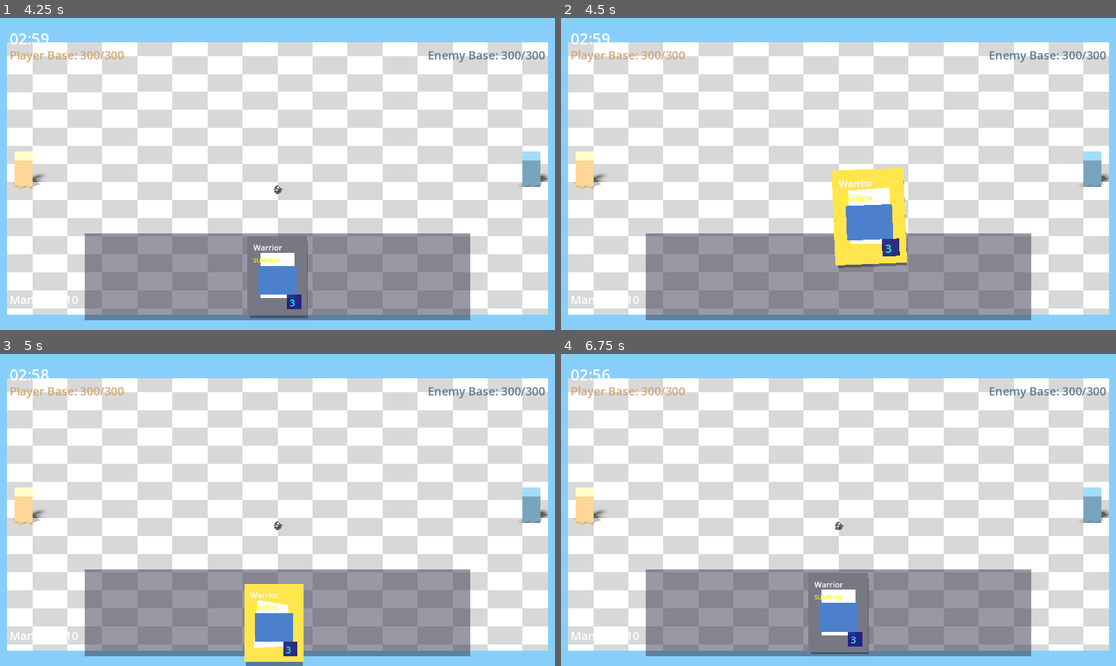
Above: before the commit, frames 1-4 (two rows, left to right).
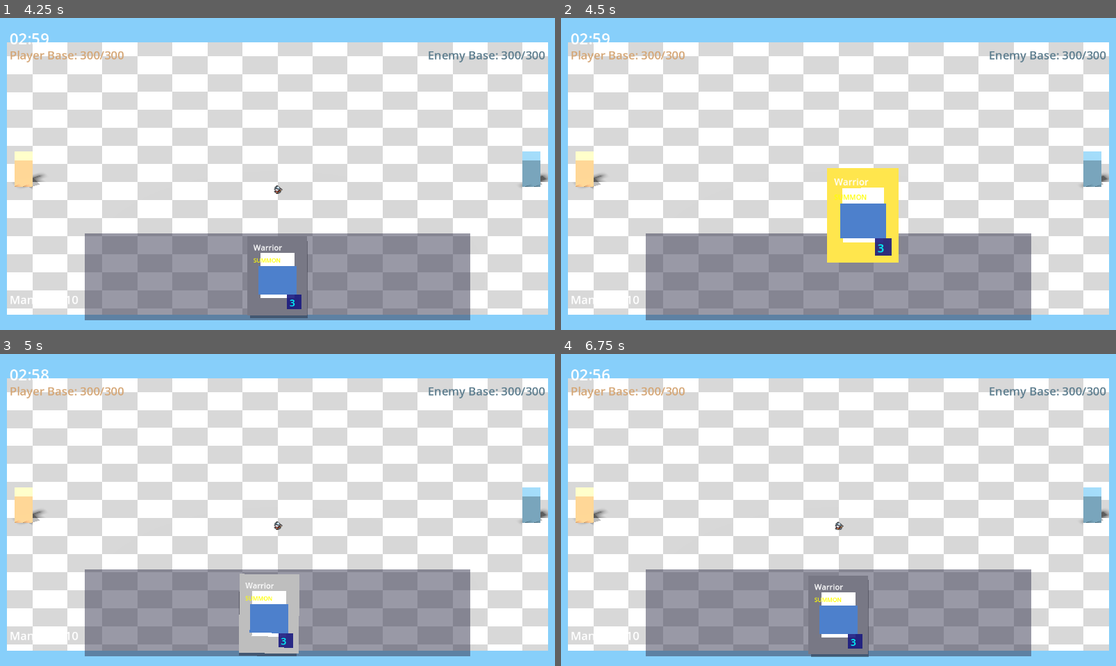
Above: after the commit, the same moments.

Repository: amari-charles/project-summoner
Game: Godot game, scene res://scenes/ui/main_menu.tscn
Two runs of this game, one before a commit and one after it. Both use one fixed random seed, a clock stepped at 60 frames per second and the inputs below.
Inputs (mouse positions are in pixels of both pictures, inside the frame that each line leads up to):
- Up to frame 1 (4.25 s): click "PLAY" at 0.5 s; click "SELECT" at 1.25 s; click "CHOOSE WARRIOR" at 2 s; click (177, 99) at 2.75 s; click "START BATTLE" at 3.5 s
- Up to frame 2 (4.5 s): tap Enter at 4.25 s; drag from (838, 276) to (894, 105) at 4.27 s
- Up to frame 3 (5 s): no input
- Up to frame 4 (6.75 s): drag from (727, 525) to (810, 572) at 5.02 s; tap Space at 5.75 s; move the mouse to (894, 441) at 5.77 s; tap 1 at 5.85 s; click (894, 441) at 5.92 s; drag from (810, 572) to (672, 463) at 6.52 s

Frame 1 is identical in both runs. In frame 2, 1.8% of the frame differs, in the area x 47-63%, y 48-81%; in frame 3, 2.9%, in the area x 43-55%, y 70-100%; in frame 4, 0.6%.

Commit message:
Fix smooth Hearthstone-style card dragging
Issues fixed:
- Card no longer glitches when dragged far from hand
- Shadow no longer left behind during drag
- Eliminated jittery movement

Key changes:
- Set top_level = true during drag to escape parent clipping
- Use lerp(0.5) for smooth mouse following instead of direct position
- Hide shadow during drag (prevents visual glitching)
- Skip velocity rotation during drag (was causing jitter)
- Early return from _process during drag to avoid interference
- Restore top_level = false and shadow on drag end

Result: Smooth, Hearthstone-quality card dragging

Diff:
--- a/scripts/ui/hand_ui.gd
+++ b/scripts/ui/hand_ui.gd
@@ -86,10 +86,30 @@
 		_start_idle_animation()
 
 	func _process(delta: float) -> void:
-		# If being dragged, follow mouse
+		# If being dragged, follow mouse smoothly
 		if is_being_dragged:
-			global_position = get_global_mouse_position() - drag_offset
+			# Use top_level to escape parent clipping/constraints
+			top_level = true
+
+			# Smooth follow mouse
+			var target_pos = get_global_mouse_position() - drag_offset
+			global_position = global_position.lerp(target_pos, 0.5)  # Smooth interpolation
 			z_index = 100  # Above everything while dragging
+
+			# Hide shadow while dragging
+			if shadow_card:
+				shadow_card.visible = false
+
+			# Skip velocity rotation during drag (causes jitter)
+			previous_position = global_position
+			return
+
+		# Normal processing when not dragging
+		top_level = false  # Re-enable parent positioning
+
+		# Show shadow when not dragging
+		if shadow_card:
+			shadow_card.visible = true
 
 		# Update velocity for rotation
 		var current_pos = global_position
@@ -254,6 +274,11 @@
 	func _notification(what: int) -> void:
 		if what == NOTIFICATION_DRAG_END:
 			is_being_dragged = false
+			top_level = false  # Re-enable parent positioning
+
+			# Show shadow again
+			if shadow_card:
+				shadow_card.visible = true
 
 			# Animate back to original position
 			var return_tween = create_tween()
